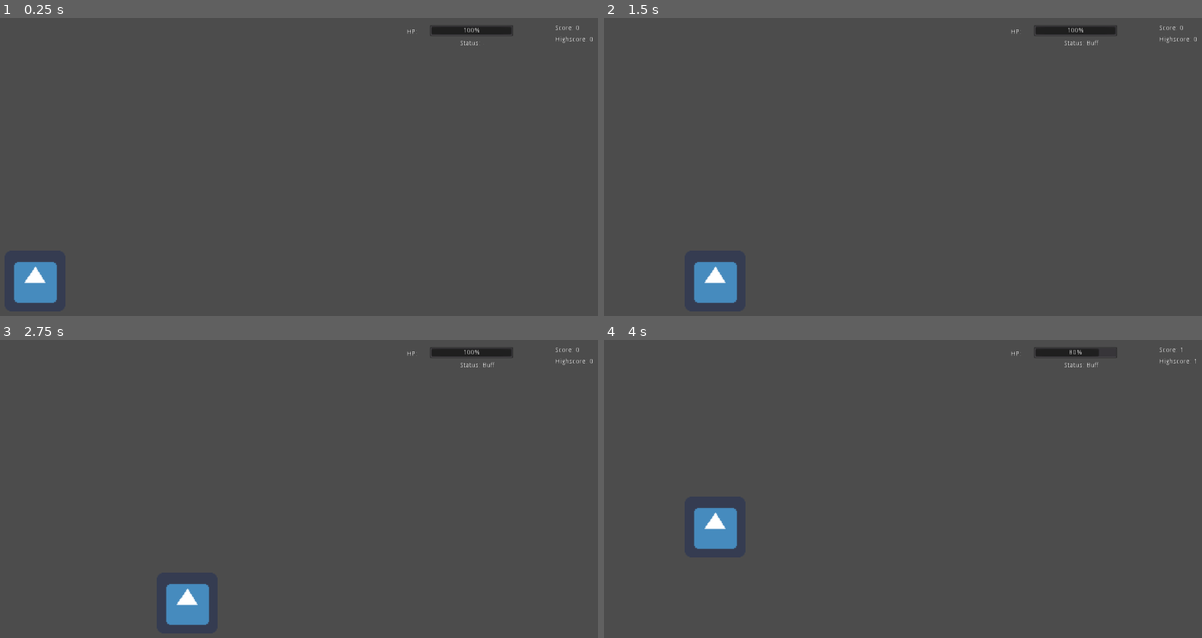
Above: before the commit, frames 1-4 (two rows, left to right).
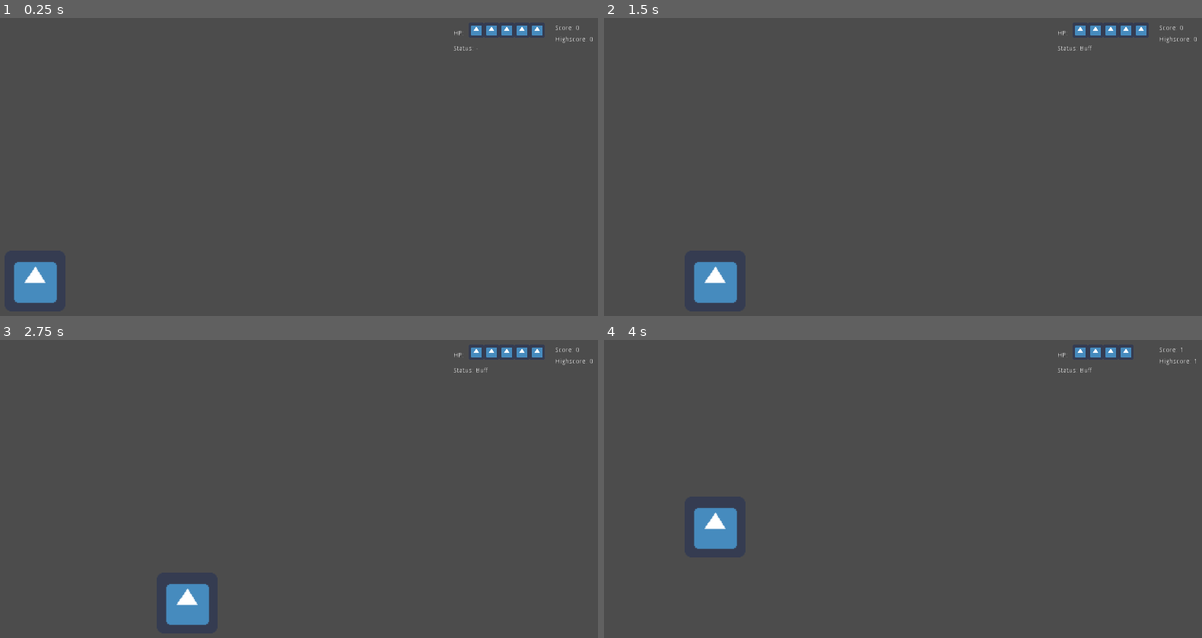
Above: after the commit, the same moments.

Repository: elonsquidion/Fall-into-the-Red-Herring
Game: Godot game, scene res://Scenes/main.tscn
Two runs of this game, one before a commit and one after it. Both use one fixed random seed, a clock stepped at 60 frames per second and the inputs below. The engine's default icon, where the game draws it, is replaced by a stand-in: a white triangle on a blue panel in a dark square.
Inputs:
- Up to frame 1 (0.25 s): no input
- Up to frame 2 (1.5 s): tap Enter at 0.5 s; hold D (right) 0.53-1.28 s; tap Space (activate_buff) at 0.6, 1.25, 1.35 s; hold S (down) from 1.28 s (still down)
- Up to frame 3 (2.75 s): tap Enter at 2 s; release S (down) at 2.03 s; hold D (right) from 2.03 s (still down); tap Space (activate_buff) at 2.1 s
- Up to frame 4 (4 s): tap Space (activate_buff) at 2.75, 2.85, 3.6 s; release D (right) at 2.78 s; hold W (up) 2.78-3.53 s; tap Enter at 3.5 s; hold A (left) from 3.53 s (still down)

The runs differ from the first frame. In frame 1, 0.6% of the frame differs, in the area x 68-91%, y 2-11%; in frame 2, 0.6%; in frame 3, 0.6%; in frame 4, 0.6%.

Commit message:
heart bar

Diff:
--- a/root/Assets/Script/Player.gd
+++ b/root/Assets/Script/Player.gd
@@ -3,7 +3,10 @@
 signal buff_activated(status)
 
 const highscore_file = "user://highscore.txt"
-export var hit_points = 5
+const heart_size = 64
+export var max_hp = 5
+
+var hit_points = max_hp
 var score = 0
 var highscore = 0
 var direction = Vector2.ZERO
@@ -13,7 +16,9 @@
 #	reset_highscore()
 	load_score()
 	var score_bar = get_parent().get_node("Highscore")
+	var hp_bar = get_parent().get_node("HP Bar")
 	score_bar.text = "Highscore: " + str(highscore)
+	hp_bar.rect_size.x = hit_points * heart_size
 
 func _process(_delta):
 	highscore = max(highscore, score)
@@ -84,14 +89,14 @@
 
 	if Input.is_action_just_pressed("down") and position.y < 560:
 		global_position.y += 160
-	elif Input.is_action_just_pressed("up"):
+	elif Input.is_action_just_pressed("up") and position.y > 80:
 		global_position.y -= 160
 
 
 func take_damage(body, damage):
 	var hp_bar = body.get_parent().get_node("HP Bar")
 	body.hit_points -= damage
-	hp_bar.value = body.hit_points
+	hp_bar.rect_size.x = body.hit_points * body.heart_size
 	if body.hit_points == 0:
 		save_score(body.highscore)
 		body.get_tree().reload_current_scene()
--- a/root/Assets/Script/Spike Setter.gd
+++ b/root/Assets/Script/Spike Setter.gd
@@ -11,8 +11,4 @@
 	var spike_instance = spike.instance()
 	var index = randi() % spawn_positions.size()
 	spike_instance.global_position = spawn_positions[index].global_position
-#	if index == 0 or index == 2:
-#		spike_instance.scale.x = 5
-#	else:
-#		spike_instance.scale.x = 8
 	add_child(spike_instance)
--- a/root/Scenes/main.tscn
+++ b/root/Scenes/main.tscn
@@ -1,5 +1,6 @@
-[gd_scene load_steps=6 format=2]
+[gd_scene load_steps=7 format=2]
 
+[ext_resource path="res://icon.png" type="Texture" id=1]
 [ext_resource path="res://Assets/Script/main.gd" type="Script" id=2]
 [ext_resource path="res://Scenes/Spike Setter.tscn" type="PackedScene" id=3]
 [ext_resource path="res://Assets/Script/Status.gd" type="Script" id=4]
@@ -14,27 +15,29 @@
 [node name="Player" parent="." instance=ExtResource( 5 )]
 position = Vector2( 80, 560 )
 
-[node name="HP Bar" type="ProgressBar" parent="."]
-margin_left = 910.0
-margin_top = 21.0
-margin_right = 1086.0
-margin_bottom = 45.0
-max_value = 5.0
-value = 5.0
-allow_lesser = true
+[node name="HP Bar" type="TextureRect" parent="."]
+margin_left = 992.0
+margin_top = 16.0
+margin_right = 1056.0
+margin_bottom = 80.0
+rect_scale = Vector2( 0.5, 0.5 )
+texture = ExtResource( 1 )
+expand = true
+stretch_mode = 2
 
 [node name="HP" type="RichTextLabel" parent="HP Bar"]
-margin_left = -48.0
-margin_top = 8.0
-margin_right = 40.0
-margin_bottom = 24.0
+margin_left = -64.0
+margin_top = 32.0
+margin_right = -16.0
+margin_bottom = 48.0
+rect_scale = Vector2( 2, 2 )
 text = "HP:"
 
 [node name="Buff Status" type="Label" parent="."]
-margin_left = 974.0
-margin_top = 53.0
-margin_right = 1063.0
-margin_bottom = 67.0
+margin_left = 960.0
+margin_top = 64.0
+margin_right = 1049.0
+margin_bottom = 78.0
 text = "Status: -"
 script = ExtResource( 4 )
 
